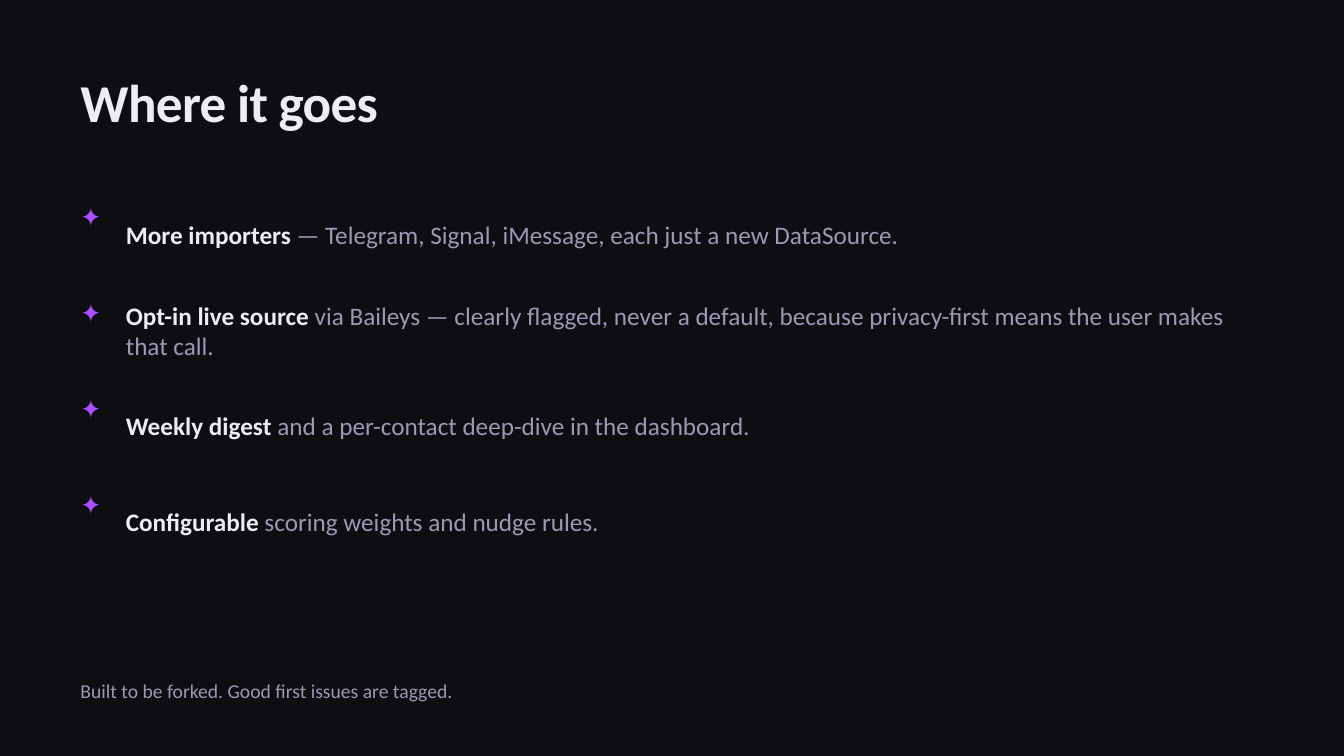
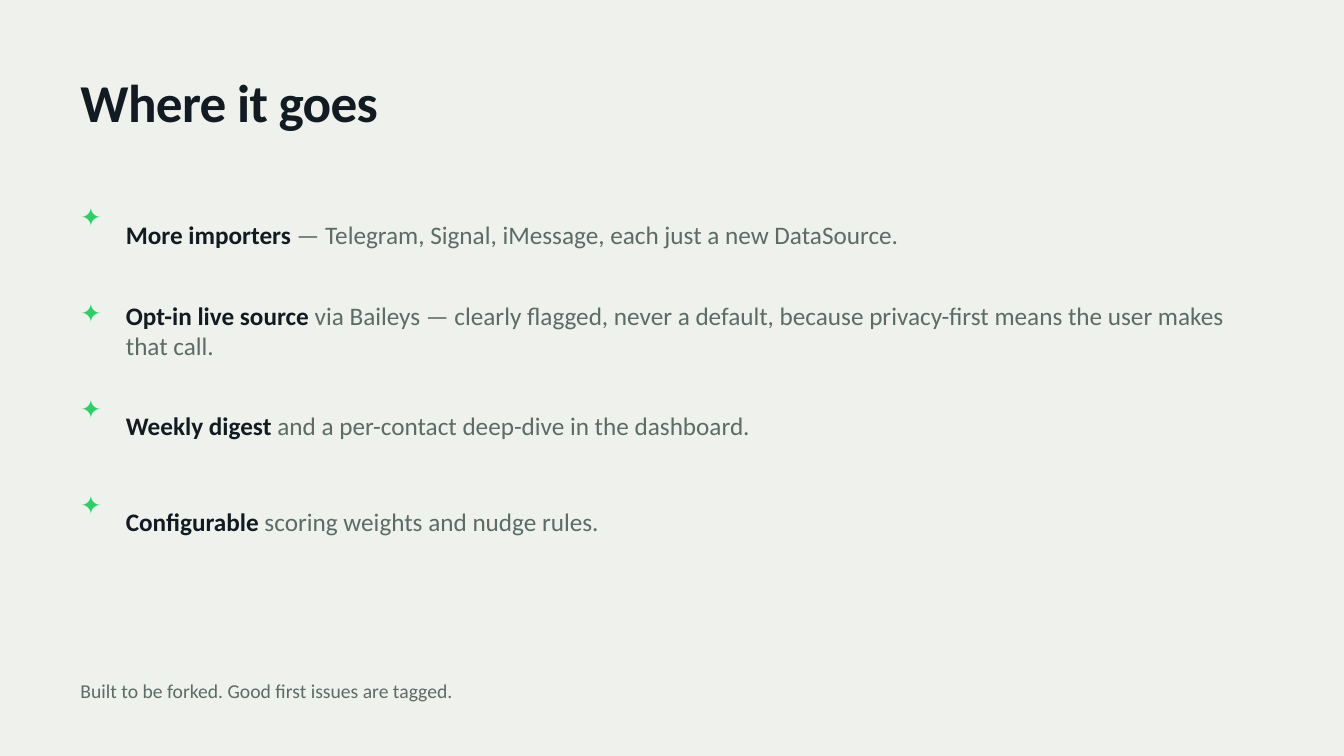
Before and after one commit to akhil29897/comit, a slide deck: slide 9 of presentation/comit.pptx. Drawn at 1344x756 pixels with LibreOffice and Linux fonts; fonts in the diff are those of the drawing. Boxes give left, top, right and bottom in pixels: in the first picture for what was removed or moved away, otherwise in the second. Text is boxed around its words. In the diff, an @@ line names an element or a change of style, - is before the commit and + after.

Commit message:
Take the WhatsApp look everywhere + add iPhone 15 prototype
- New prototype/ — a self-contained, zero-dependency iPhone 15 prototype
  (Launch, Today, People, Balance) with WhatsApp app-bar, chat-bubble
  nudges, contact-list scores, Dynamic Island, status bar and tab bar
- Reskin the slide deck to the WhatsApp light/green theme (green title +
  closing slides, light content slides, white cards, green accents)
- Regenerate comit.pptx to match (green title/closing, light content)
- Reskin the README hero banner to WhatsApp green
- Add docs/images/mobile.svg and a "On your phone" README section

```diff
--- a/presentation/comit.pptx
+++ b/presentation/comit.pptx
@@ background #0D0D12 to #EEF1EC @@
@@ text "Where it goes" at [80, 84, 378, 131]: text colour #ECECF4 to #111B21 @@
@@ text "More importers — Telegram, Signal, ..." at [126, 226, 898, 249]: text colour #ECECF4 to #111B21 in "More importers"; text colour #9A9AB4 to #5B6B66 in "— Telegram, Signal, iMessage, each just a ..." @@
@@ text "Opt-in live source via Baileys ..." at [126, 307, 1223, 355]: text colour #ECECF4 to #111B21 in "Opt-in live source"; text colour #9A9AB4 to #5B6B66 in "via Baileys — clearly flagged, never a ..." @@
@@ text "Weekly digest and a per-contact ..." at [126, 417, 750, 440]: text colour #ECECF4 to #111B21 in "Weekly digest"; text colour #9A9AB4 to #5B6B66 in "and a per-contact deep-dive in the dashboard." @@
@@ text colour #B14DFF to #25D366 in 4 elements at [71, 192, 111, 242], [71, 287, 111, 338], [71, 383, 111, 434], [71, 479, 111, 529] @@
@@ text "Configurable scoring weights and nudge ..." at [126, 513, 599, 536]: text colour #ECECF4 to #111B21 in "Configurable"; text colour #9A9AB4 to #5B6B66 in "scoring weights and nudge rules." @@
@@ text "Built to be forked. Good ..." at [80, 684, 452, 702]: text colour #9A9AB4 to #5B6B66 @@
```
Also in this commit, not shown: 9 other slides changed, 9 other files.
